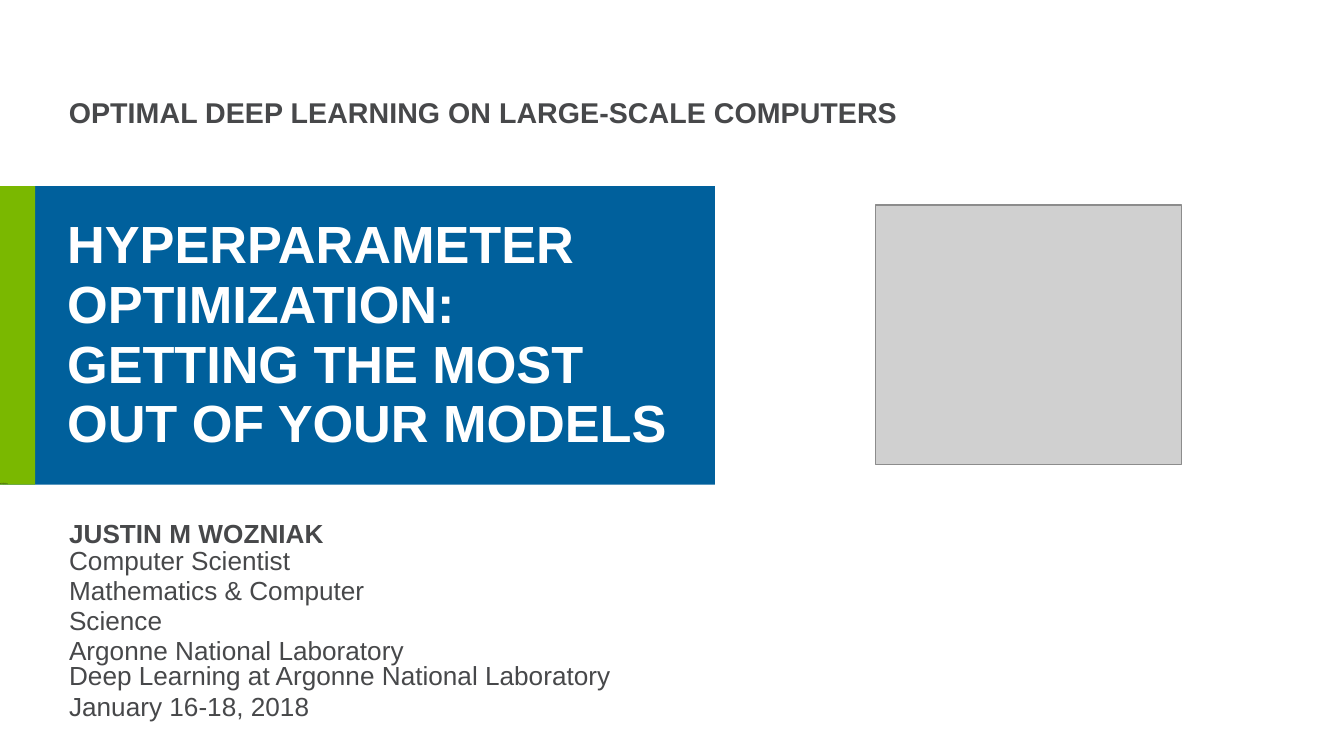
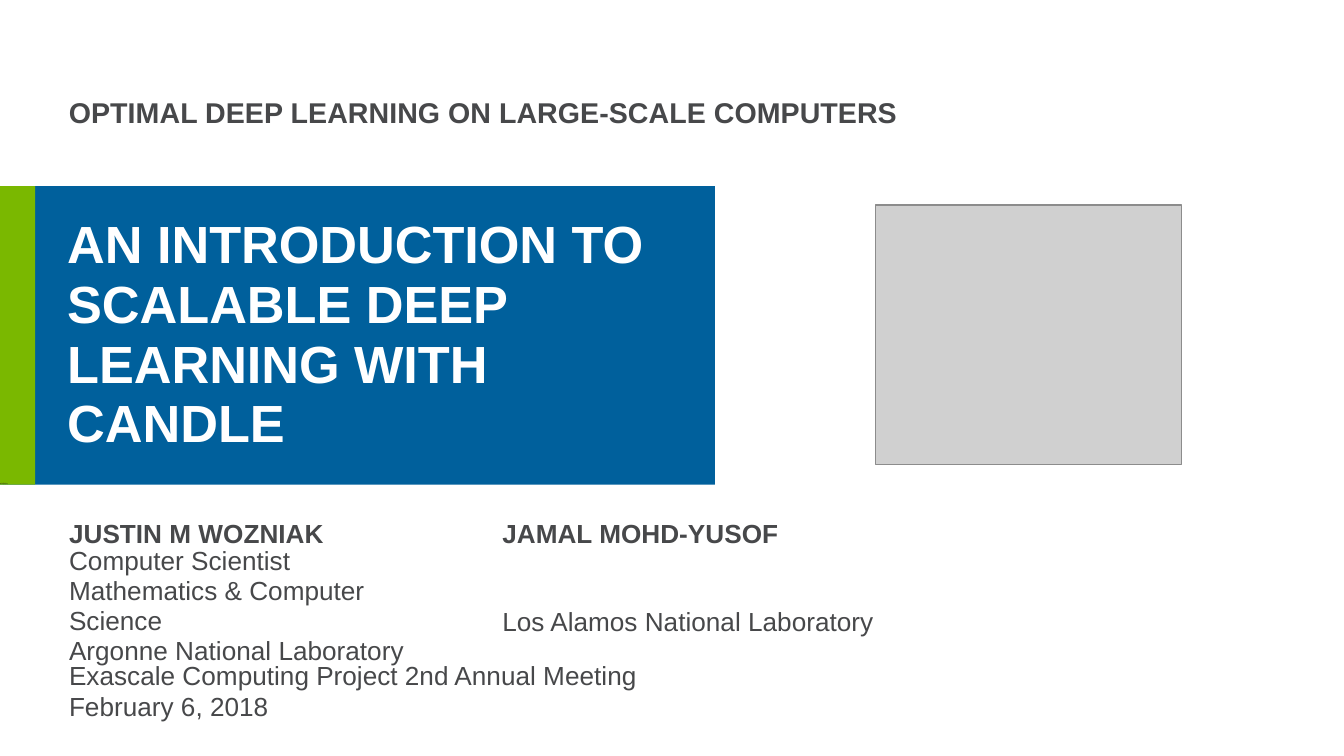
Before and after one commit to ECP-CANDLE/Tutorials, a slide deck: slide 1 of Supervisor/hpo.pptx. Drawn at 1344x756 pixels with LibreOffice and Linux fonts; fonts in the diff are those of the drawing; grey boxes stand for pictures; background and template pictures are left out. Boxes give left, top, right and bottom in pixels: in the first picture for what was removed or moved away, otherwise in the second. Text is boxed around its words. In the diff, an @@ line names an element or a change of style, - is before the commit and + after.

```diff
--- a/Supervisor/hpo.pptx
+++ b/Supervisor/hpo.pptx
@@ title at [67, 226, 644, 443]: text changed @@
-HYPERPARAMETER OPTIMIZATION: GETTING THE MOST OUT OF YOUR MODELS
+AN INTRODUCTION TO SCALABLE DEEP LEARNING WITH CANDLE
@@ text added at [502, 524, 778, 544], 14 pt, text #47484A, bold @@
+JAMAL MOHD-YUSOF
@@ text added at [502, 612, 873, 637], 14 pt, text #47484A @@
+Los Alamos National Laboratory
@@ text at [69, 664, 636, 722]: text changed @@
-Deep Learning at Argonne National Laboratory
-January 16-18, 2018
+Exascale Computing Project 2nd Annual Meeting
+February 6, 2018
```
Also in this commit, not shown: 1 other slide changed, 1 slide added.
